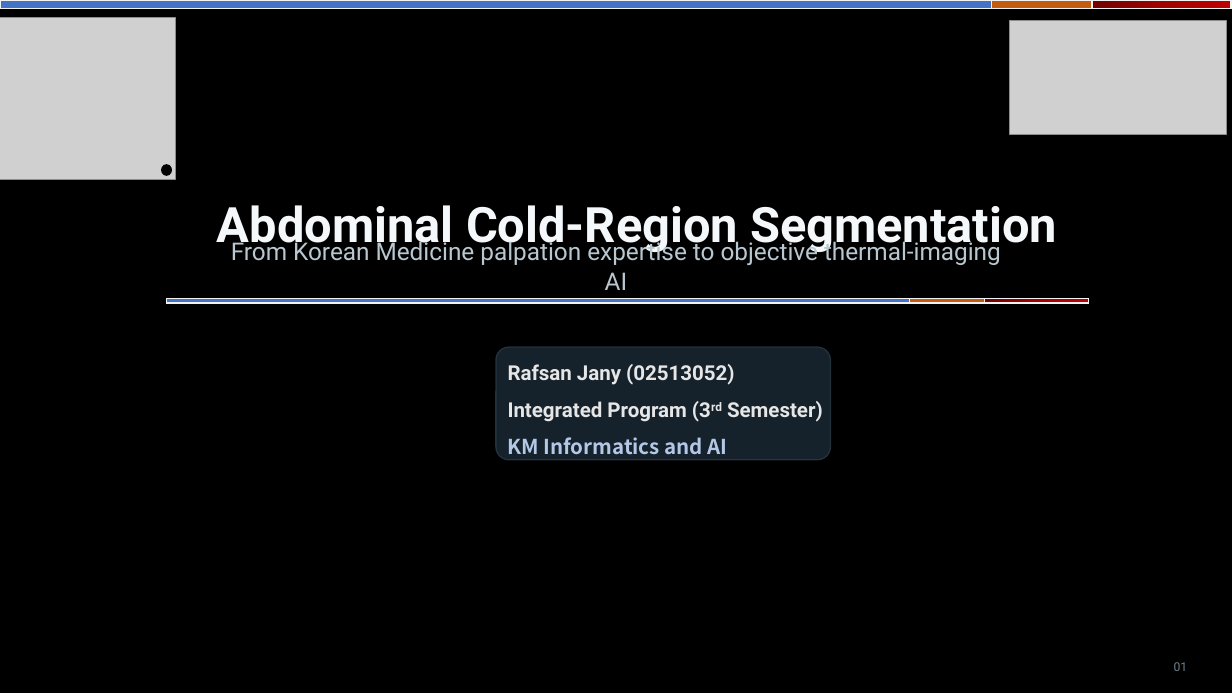
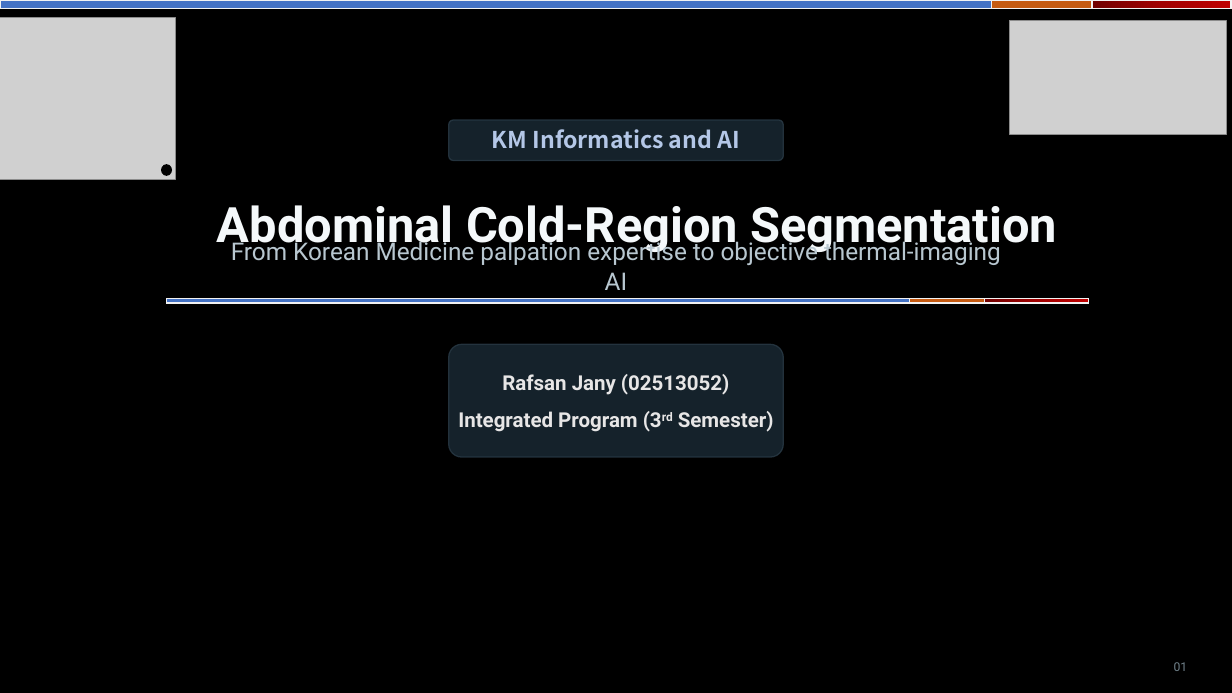
Before and after one commit to RafsanJany-44/Cool_GANs, a slide deck: slide 1 of KM_Thermal_ColdRegion_Intro_DatasetDeck.pptx. Drawn at 1232x693 pixels with LibreOffice and Linux fonts; fonts in the diff are those of the drawing; grey boxes stand for pictures. Boxes give left, top, right and bottom in pixels: in the first picture for what was removed or moved away, otherwise in the second. Text is boxed around its words. In the diff, an @@ line names an element or a change of style, - is before the commit and + after.

```diff
--- a/KM_Thermal_ColdRegion_Intro_DatasetDeck.pptx
+++ b/KM_Thermal_ColdRegion_Intro_DatasetDeck.pptx
@@ rounded rectangle added at <box>449,120,784,161</box>, fill #15222B, outline #2A3B47 1 pt, 18 pt, text #B4C7E7, bold @@
+KM Informatics and AI
@@ text "Rafsan Jany (02513052)": place and size @@
-text "Rafsan Jany (02513052)" at <box>508,364,823,455</box>
+text "Rafsan Jany (02513052)" at <box>458,374,774,432</box>
@@ text "Rafsan Jany (02513052)" at <box>458,374,774,432</box>: alignment left to centre @@
@@ rounded rectangle: place and size @@
-rounded rectangle at <box>496,348,831,460</box>
+rounded rectangle at <box>449,345,784,457</box>
@@ text at <box>508,437,728,455</box>: paragraph removed @@
-KM Informatics and AI
```
Also in this commit, not shown: 11 other slides changed, 3 slides added, 4 slides removed.
